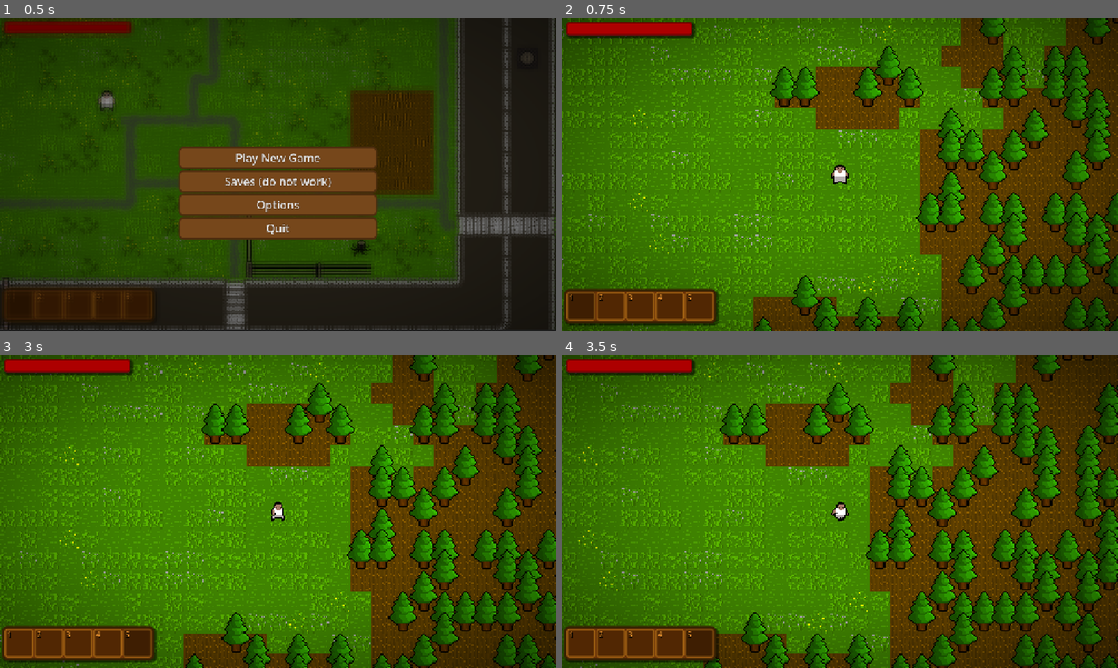
Above: before the commit, frames 1-4 (two rows, left to right).
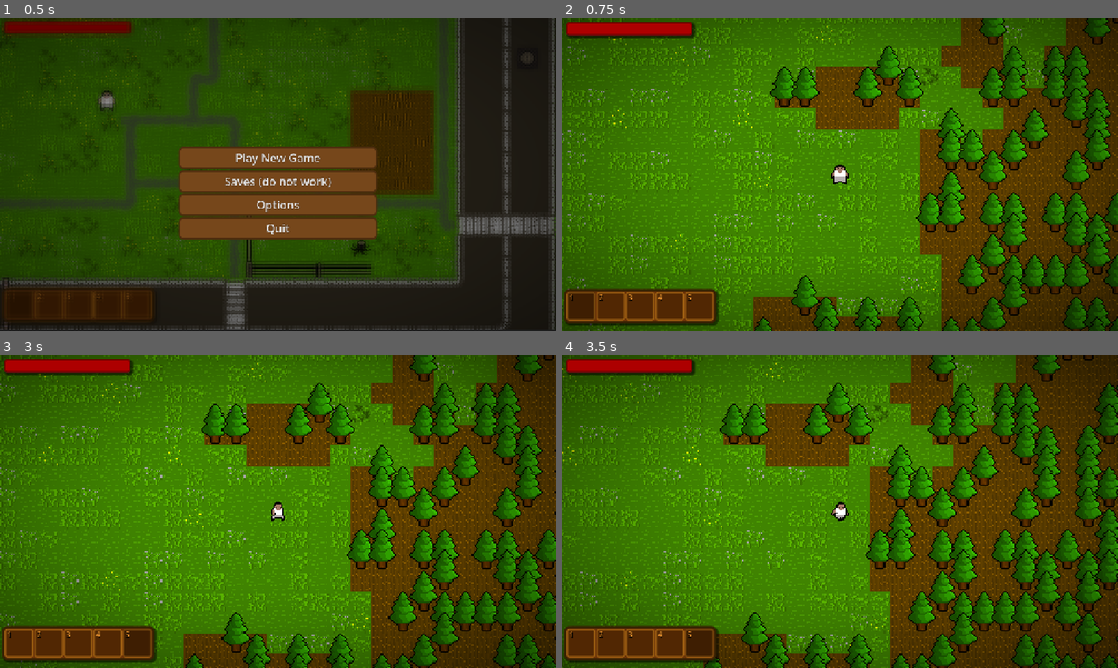
Above: after the commit, the same moments.

Repository: Lucasc0-Git/The-Gunsmith-Survivor
Game: Godot game, scene res://Scenes/StartScene.tscn
The game is run twice, just before and just after one commit, with the same random seed, the same clock (stepped at 60 frames per second) and the same inputs.
Inputs (mouse positions are in pixels of both pictures, inside the frame that each line leads up to):
- Up to frame 1 (0.5 s): no input
- Up to frame 2 (0.75 s): click "Play New Game" at 0.5 s
- Up to frame 3 (3 s): tap Enter at 1.25, 2.75 s; drag from (16, 642) to (333, 442) at 1.27 s; tap Space at 2 s; drag from (50, 642) to (250, 574) at 2.02 s; move the mouse to (77, 642) at 2.77 s; hold D (move_right) from 2.78 s (still down); hold Mouse wheel up (prev_weapon) from 2.78 s (still down); click (77, 642) at 2.92 s
- Up to frame 4 (3.5 s): keep holding D (move_right); keep holding Mouse wheel up (prev_weapon)

Frame 1 is identical in both runs. In frame 2, 11% of the frame differs, in the area x 0-91%, y 0-100%; in frame 3, 11%; in frame 4, 8.8%.

Commit message:
Preparing for right_click feature in inventory
Now, it is working, but Its prepared for more

Diff:
--- a/Godot-Project-Files/Scenes/Bullet.tscn
+++ b/Godot-Project-Files/Scenes/Bullet.tscn
@@ -10,6 +10,7 @@
 process_mode = 1
 z_index = -1
 z_as_relative = false
+y_sort_enabled = true
 scale = Vector2(0.5, 0.5)
 collision_layer = 32
 collision_mask = 12
--- a/Godot-Project-Files/Scenes/map.gd
+++ b/Godot-Project-Files/Scenes/map.gd
@@ -10,7 +10,7 @@
 signal world_generated()
 
 @export var world_frequency := 0.05
-@export var grass_frequency := 0.5
+@export var grass_frequency := 0.4
 @export var tree_frequency := 0.85
 @export var map_width: int = 100
 @export var map_height: int = 100
@@ -71,7 +71,7 @@
 	emit_signal("world_generated")
 
 func be_grass(grass_value: float) -> Vector2i:
-	if grass_value < -0.15:
+	if grass_value < -0.05:
 		return tiles.grass
 	elif grass_value < 0.05:
 		return tiles.grass1
@@ -85,7 +85,7 @@
 		return tiles.dark_grass
 	elif grass_value < 1.0:
 		return tiles.dark_grass2
-	else: return Vector2i(1, 0)
+	else: return tiles.grass
 
 func get_spawn_position() -> Vector2:
 	var spawn_tile := find_spawn_tile()
--- a/Godot-Project-Files/Scripts/hotbar.gd
+++ b/Godot-Project-Files/Scripts/hotbar.gd
@@ -27,6 +27,7 @@
 				_on_slot_item_changed(idx, slot_data)
 		)
 		slot.slot_left_clicked.connect(_on_slot_left_clicked)
+		slot.slot_right_clicked.connect(_on_slot_right_clicked)
 		## Add slot to hotbar
 		grid_container.add_child(slot)
 		## Set the right-bottom number in hotbar slot
@@ -39,6 +40,9 @@
 	if hud and hud.player:
 		for i in range(slots.size()):
 			slots[i].set_slot_data(hud.player.hotbar_slots[i])
+
+func _on_slot_right_clicked(slot: Slot) -> void:
+	pass
 
 func _on_slot_left_clicked(slot: Slot) -> void:
 	if slot.slot_data == null or slot.slot_data.is_empty():
--- a/Godot-Project-Files/Scripts/inventory.gd
+++ b/Godot-Project-Files/Scripts/inventory.gd
@@ -32,6 +32,7 @@
 	for i in range(20): #The range is how much slots will the inventory have
 		var slot := slot_scene.instantiate()
 		slot.slot_left_clicked.connect(_on_slot_left_click)
+		slot.slot_right_clicked.connect(_on_slot_right_click)
 		var data: SlotData = SlotData.new()
 		slot.set_slot_data(data)
 		grid_container.add_child(slot) #add the slot as child to grid_container
@@ -46,6 +47,9 @@
 	fill_slot(3, apple_item, 10)
 	fill_slot(4, apple_item, 16)
 	fill_slot(5, wood_item, 32)
+
+func _on_slot_right_click(slot: Slot) -> void:
+	pass
 
 func _on_slot_left_click(slot: Slot) -> void:
 	if slot.slot_data == null or slot.slot_data.is_empty():
--- a/Godot-Project-Files/Scripts/slot.gd
+++ b/Godot-Project-Files/Scripts/slot.gd
@@ -24,13 +24,14 @@
 signal mouse_entered_slot(slot_data: SlotData)
 signal mouse_exited_slot()
 signal slot_left_clicked(slot: Slot)
+signal slot_right_clicked(slot: Slot)
 
 func _ready() -> void:
 	amount_counter.visible = true
 	hotbar_slot_number.visible = false
 	_update_visual()
-	self.connect("mouse_entered", Callable(self, "_on_mouse_entered"))
-	self.connect("mouse_exited", Callable(self, "_on_mouse_exited"))
+	mouse_entered.connect(_on_mouse_entered)
+	mouse_exited.connect(_on_mouse_exited)
 
 func set_slot_data(data: SlotData) -> void:
 	slot_data = data
@@ -92,7 +93,12 @@
 		return
 
 	if from_slot is Slot:
-		swap_items(from_slot)
+		if from_slot.slot_data.item_data == slot_data.item_data and from_slot.slot_data.amount + slot_data.amount <= slot_data.item_data.max_stack:
+			add_amount(from_slot.slot_data.amount)
+			from_slot.clear()
+		else:
+			swap_items(from_slot)
+
 		emit_signal("item_changed", slot_data)
 		from_slot.emit_signal("item_changed", from_slot.slot_data)
 	else:
Not shown, changed: Godot-Project-Files/NeededInformationForProgramming.txt
